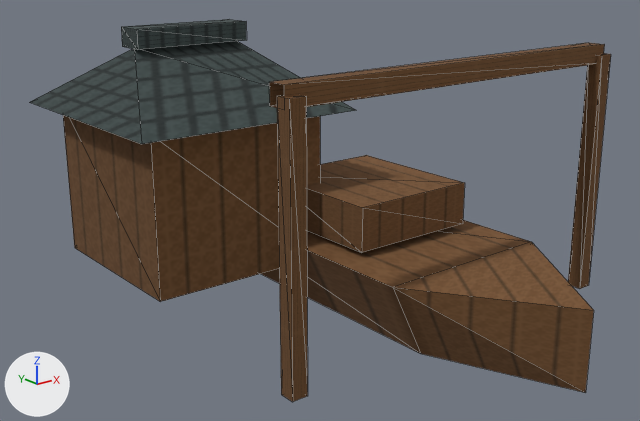
The glTF model app/src/main/assets/3d/field/domestic-SHIPYARD-1-lod1.glb as it was, and as the next commit left it.
The view is the same before and after, from a camera (50 mm lens) standing at (-0.939, -1.056, 0.586) and looking at (-0.091, 0.004, 0.162). The axes (+X, +Y, +Z) are drawn at lower left. The lights are the same throughout. The picture after the commit comes second. Mesh edges are drawn as thin lines. Vertices at exactly the same position are counted once.
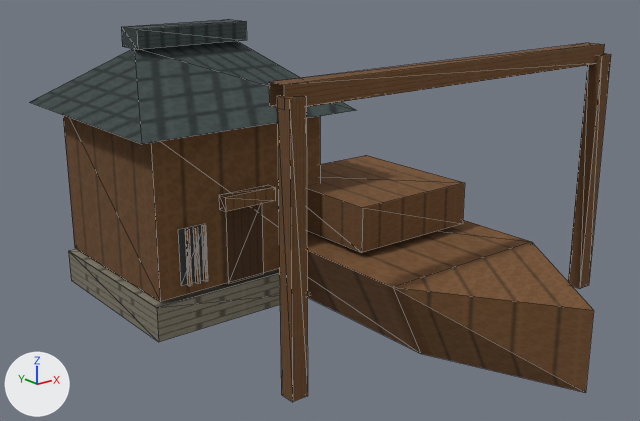
Changed parts and their boxes [x1, y1, x2, y2] in the pictures (640 x 421 px):
part 1 of me_mesh_0, added: after [68, 249, 310, 342]
part 2 of me_mesh_0, added: after [185, 228, 192, 286]
part 3 of me_mesh_0, added: after [193, 227, 200, 284]
part 4 of me_mesh_0, added: after [201, 225, 208, 282]
part 5 of me_mesh_0, added (brown): after [219, 185, 275, 212]
part 6 of me_mesh_0, added (brown): after [179, 204, 264, 286]

Edits to the bpy script that builds the scene:
```text
Change me_mesh_0:
    used by ob_mesh_0; location = (0.0, 0.0, 0.0)
    verts and faces of me_mesh_0; kept vertices keep their numbers, new ones are numbered from 68
    remove me_mesh_0.from_pydata(...)  # 68 vertices, 83 faces; spans x -0.407..0.325, y -0.45..0.43, z 0.0..0.45
    add me_mesh_0.from_pydata(...)  # 144 vertices, 169 faces; spans x -0.407..0.325, y -0.45..0.43, z 0.0..0.45
    me_mesh_0 part 1: the loose piece of 8 vertices spanning x -0.37..-0.07, y 0.03..0.33, z 0.07..0.32 is copied, and the copy is scaled about its middle by (1.06, 1.04, 0.22), then moved by (0.0, 0.0, -0.157); it spans x -0.379..-0.061, y 0.024..0.336, z 0.01..0.065
    me_mesh_0 part 2: the loose piece of 8 vertices spanning x -0.32..-0.295, y -0.225..-0.2, z 0.0..0.4 is copied, and the copy is scaled about its middle by (0.168, 0.24, 0.219), then moved by (-0.017, 0.233, -0.069); it spans x -0.327..-0.323, y 0.018..0.024, z 0.087..0.175
    me_mesh_0 part 3: the loose piece of 8 vertices spanning x -0.32..-0.295, y -0.225..-0.2, z 0.0..0.4 is copied, and the copy is scaled about its middle by (0.168, 0.24, 0.219), then moved by (-0.003, 0.233, -0.069); it spans x -0.313..-0.309, y 0.018..0.024, z 0.087..0.175
    me_mesh_0 part 4: the loose piece of 8 vertices spanning x -0.37..-0.07, y 0.03..0.33, z 0.07..0.32 is copied, and the copy is scaled about its middle by (0.014, 0.02, 0.35), then moved by (-0.077, -0.159, -0.064); it spans x -0.299..-0.295, y 0.018..0.024, z 0.087..0.175
    me_mesh_0 part 5: the loose piece of 8 vertices spanning x -0.37..-0.07, y 0.03..0.33, z 0.07..0.32 is copied, and the copy is scaled about its middle by (0.3, 0.06, 0.088), then moved by (0.0, -0.162, 0.008); it spans x -0.265..-0.175, y 0.009..0.027, z 0.192..0.214
    me_mesh_0 part 6
    add verts[68] = (-0.336, 0.027, 0.087)  # pixel (181, 285)
    add verts[69] = (-0.29, 0.027, 0.087)  # pixel (207, 278)
    add verts[70] = (-0.149, 0.027, 0.087)
    add verts[71] = (-0.105, 0.027, 0.087)
    add for new, old in zip([*range(72, 76)], [*range(68, 72)]): verts[new] = verts[old] + (0.0, 0.0, 0.088)
    add verts[76] = (-0.253, 0.027, 0.07)  # pixel (228, 283)
    add verts[77] = (-0.187, 0.027, 0.07)  # pixel (263, 273)
    add verts[78] = (-0.187, 0.027, 0.192)
    add verts[79] = (-0.253, 0.027, 0.192)
    add faces += [(76, 77, 78), (76, 78, 79), (68, 69, 73), (68, 73, 72), (70, 71, 75), (70, 75, 74)]
    other edits to the shape of me_mesh_0 do not show in these pictures
```
